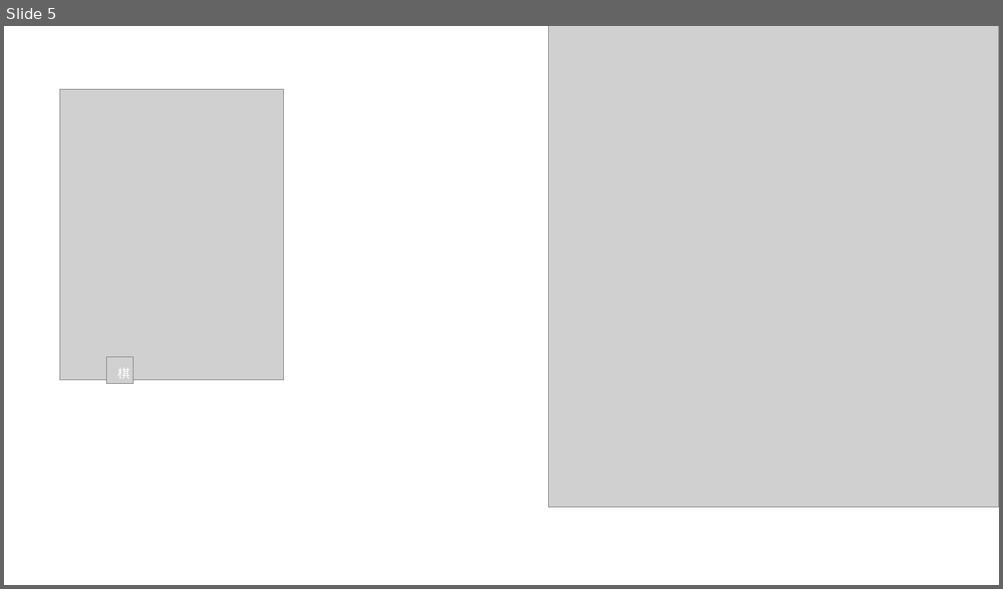
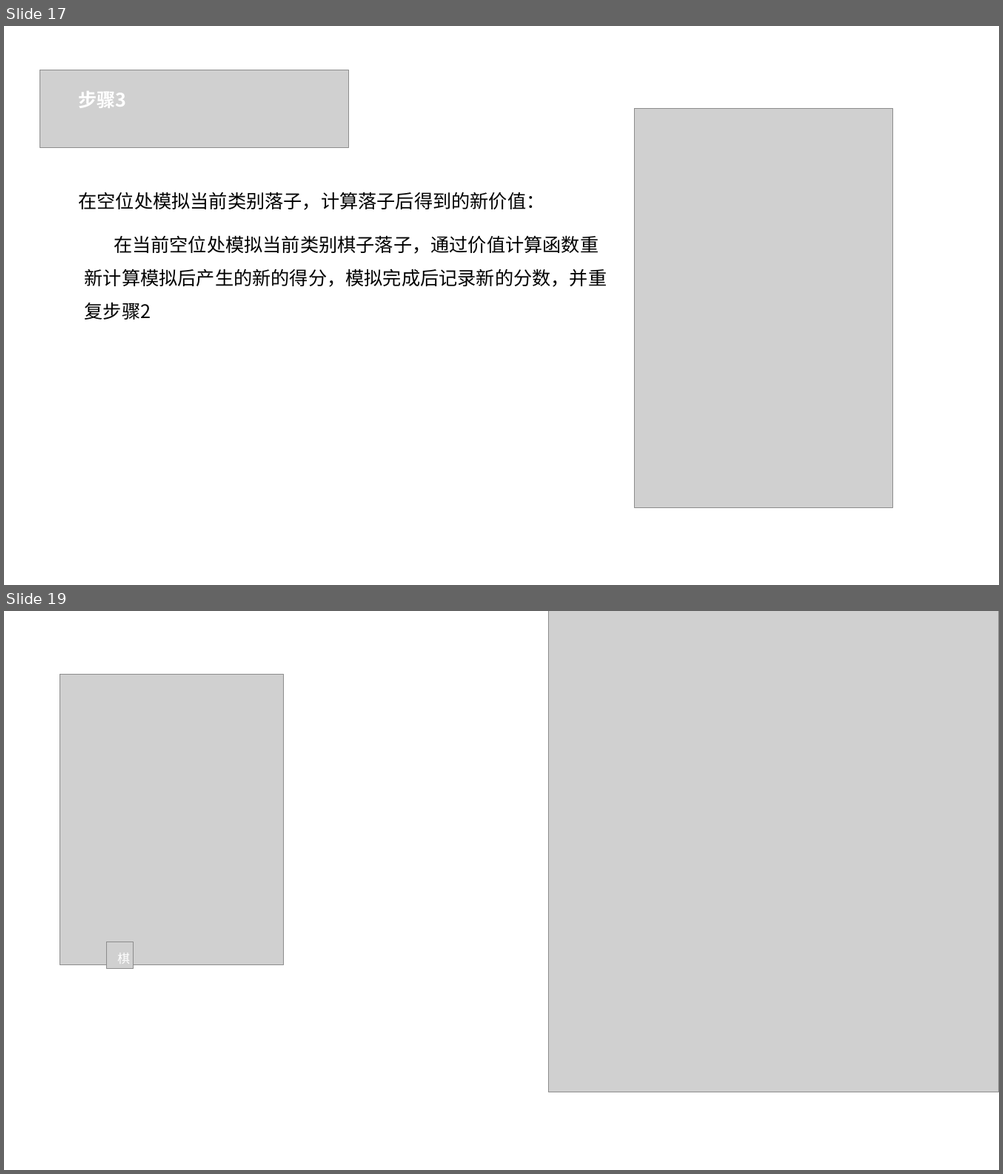
Before and after one commit to IPCHIFUNG/Gobang, a slide deck: doc/五子棋项目演示PPT.pptx. Shown one above the other, each under a label of ours: slide 5 before the commit, slides 17 and 19 after it; the slides between them are not shown. The pictures are 1003x589 and 1003x1174 pixels, drawn with LibreOffice and Linux fonts; fonts in the diff are those of the drawing; grey boxes stand for pictures. Boxes give left, top, right and bottom in pixels: in the first picture for what was removed or moved away, otherwise in the second. Text is boxed around its words. In the diff, an @@ line names an element or a change of style, - is before the commit and + after.

```diff
--- a/doc/五子棋项目演示PPT.pptx
+++ b/doc/五子棋项目演示PPT.pptx
@@ slide 17 added at box(4, 26, 999, 585), background #FFFFFF @@
@@ picture added at box(40, 70, 349, 148) @@
@@ text added at box(79, 91, 127, 108), 18 pt, text #FFFFFF, bold @@
+步骤3
@@ picture added at box(634, 109, 893, 508) @@
@@ text added at box(79, 192, 545, 210), 18 pt, text #000000 @@
+在空位处模拟当前类别落子，计算落子后得到的新价值：
@@ text added at box(85, 235, 607, 320), 18 pt, text #000000 @@
+在当前空位处模拟当前类别棋子落子，通过价值计算函数重新计算模拟后产生的新的得分，模拟完成后记录新的分数，并重复步骤2
@@ what was slide 5 is now slide 19 @@
```
Also in this commit, not shown: 13 other slides added.
